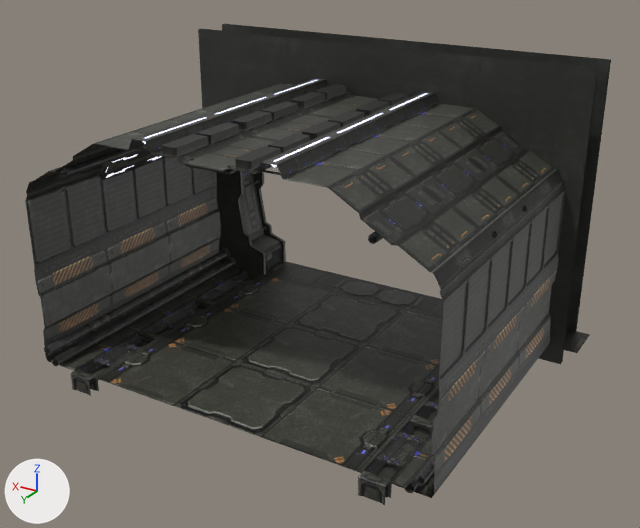
Renders of the FBX model Assets/_Models/SF Pack/Resources/models/SF_el1.fbx from each side of a commit.
The view is the same before and after, from a 50 mm camera at (-0.442, 0.699, 0.457) aimed at (-0.015, -0.013, 0.101). Arrows for +X, +Y and +Z are at lower left; the lights stay in place. Where no turn or scale is listed for an object, it has been applied to the vertices.

Before the edit, the objects in view are built like this:
```python
me_polysurface309_ncl1_1 = bpy.data.meshes.new('polySurface309_ncl1_1')
me_polysurface309_ncl1_1.from_pydata(...)  # 4976 vertices, 3782 faces; spans x -0.25..0.25, y -0.203..0.156, z -0.019..0.299
me_polysurface309_ncl1_1.materials.append(mat_sf_15_lightz)  # picture img_sf_15_tif
me_polysurface309_ncl1_1.materials.append(mat_emissive)  # picture img_emissive1_tif
me_polysurface309_ncl1_1.materials.append(mat_sf_10)  # picture img_sf_10_tif
me_polysurface309_ncl1_1.materials.append(mat_sf_18)
me_polysurface309_ncl1_1.materials.append(mat_rury2)  # picture img_sf_rury2_tif
me_polysurface309_ncl1_1.materials.append(mat_rury1)  # picture img_sf_rury1_tif
me_polysurface309_ncl1_1.materials.append(mat_sf_4)  # picture img_sf_4_tif
me_polysurface309_ncl1_1.materials.append(mat_sf_9)  # picture img_sf_9_tif
me_polysurface309_ncl1_1.materials.append(mat_sf_6)  # picture img_sf_6_tif
me_polysurface309_ncl1_1.materials.append(mat_sf_7)  # picture img_sf_7_tif
me_polysurface309_ncl1_1.materials.append(mat_sf_11)  # picture img_sf_11_tif
me_polysurface309_ncl1_1.materials.append(mat_sf_2)  # picture img_sf_2_tif
me_polysurface309_ncl1_1.materials.append(mat_sf_3)  # picture img_sf_3_tif
me_polysurface309_ncl1_1.materials.append(mat_sf_16)  # picture img_sf_16_tif
me_polysurface309_ncl1_1.materials.append(mat_sf_19)  # picture img_sf_19_tif
me_polysurface309_ncl1_1.materials.append(mat_sf_17_metal_standard)  # picture img_sf_17_tif
ob_polysurface309 = bpy.data.objects.new('polySurface309', me_polysurface309_ncl1_1)
ob_polysurface309.location = (0.0, 0.0, 0.0)
```
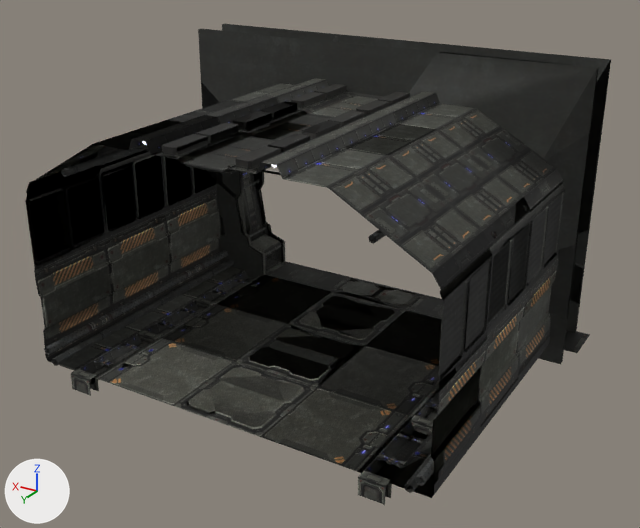
Pixel boxes [x1, y1, x2, y2] of what changed, in the pictures (640 x 528 px):
part 1 of me_polysurface309_ncl1_1, rebuilt
    both: [52, 259, 234, 366]
part 2 of me_polysurface309_ncl1_1, rebuilt
    before: [368, 232, 382, 244]
    after: [368, 230, 386, 244]
part 3 of me_polysurface309_ncl1_1, rebuilt
    before: [404, 453, 431, 493]
    after: [404, 454, 432, 493]
part 4 of me_polysurface309_ncl1_1, rebuilt
    both: [44, 250, 228, 355]
part 5 of me_polysurface309_ncl1_1, rebuilt
    before: [61, 144, 148, 177]
    after: [61, 145, 148, 177]
part 6 of me_polysurface309_ncl1_1, rebuilt
    before: [415, 457, 434, 486]
    after: [415, 458, 434, 486]
part 7 of me_polysurface309_ncl1_1, deleted (black)
    before: [99, 80, 442, 448]
part 8 of me_polysurface309_ncl1_1, cut back
    before: [32, 24, 456, 396]
    after: [75, 172, 285, 396]
part 9 of me_polysurface309_ncl1_1, cut back
    before: [328, 45, 611, 505]
    after: [328, 60, 610, 504]

What changed in the scene script:
```text
Change me_polysurface309_ncl1_1:
    remove me_polysurface309_ncl1_1.from_pydata(...)  # 4976 vertices, 3782 faces; spans x -0.25..0.25, y -0.203..0.156, z -0.019..0.299
    add me_polysurface309_ncl1_1.from_pydata(...)  # 3580 vertices, 5722 faces; spans x -0.25..0.25, y -0.2..0.156, z -0.019..0.299
    me_polysurface309_ncl1_1 part 1: the loose piece of 24 vertices spanning x 0.196..0.205, y -0.156..0.156, z 0.002..0.011 is rebuilt with 12 vertices and now spans x 0.196..0.205, y -0.156..0.156, z 0.002..0.011
    me_polysurface309_ncl1_1 part 2: the loose piece of 24 vertices spanning x -0.163..-0.155, y -0.196..0.151, z 0.21..0.218 is rebuilt with 12 vertices and now spans x -0.163..-0.156, y -0.196..0.151, z 0.21..0.217
    me_polysurface309_ncl1_1 part 3: the loose piece of 24 vertices spanning x -0.205..-0.196, y -0.156..0.156, z 0.002..0.011 is rebuilt with 12 vertices and now spans x -0.205..-0.196, y -0.156..0.156, z 0.002..0.011
    me_polysurface309_ncl1_1 part 4: the loose piece of 24 vertices spanning x 0.205..0.214, y -0.156..0.156, z 0.013..0.022 is rebuilt with 12 vertices and now spans x 0.205..0.214, y -0.156..0.156, z 0.013..0.021
    me_polysurface309_ncl1_1 part 5: the loose piece of 24 vertices spanning x 0.155..0.163, y -0.197..0.151, z 0.21..0.218 is rebuilt with 12 vertices and now spans x 0.156..0.163, y -0.197..0.151, z 0.21..0.217
    me_polysurface309_ncl1_1 part 6: the loose piece of 24 vertices spanning x -0.214..-0.205, y -0.156..0.156, z 0.013..0.022 is rebuilt with 12 vertices and now spans x -0.214..-0.205, y -0.156..0.156, z 0.013..0.021
    me_polysurface309_ncl1_1 part 7: 33 loose pieces with 944 vertices, spanning x -0.217..0.217, y -0.203..0.143, z 0.0..0.279, are deleted
    me_polysurface309_ncl1_1 part 8: 5 vertices moved from x 0.2..0.207, y -0.182..-0.147, z 0.143..0.187 to x 0.2..0.207, y -0.181..-0.147, z 0.143..0.187; 294 vertices removed from x 0.0..0.21, y -0.2..0.156, z -0.019..0.299; 68 vertices added at x 0.119..0.209, y -0.2..0.155, z -0.019..0.24
    me_polysurface309_ncl1_1 part 9: 10 vertices moved within x -0.207..-0.151, y -0.2..-0.148, z 0.18..0.212; 261 vertices removed from x -0.211..-0.117, y -0.2..0.156, z -0.019..0.247; 77 vertices added at x -0.211..-0.119, y -0.2..0.155, z -0.019..0.24
    remove me_polysurface309_ncl1_1.materials.append(mat_sf_4)  # picture img_sf_4_tif
    remove me_polysurface309_ncl1_1.materials.append(mat_sf_9)  # picture img_sf_9_tif
    remove me_polysurface309_ncl1_1.materials.append(mat_sf_6)  # picture img_sf_6_tif
    remove me_polysurface309_ncl1_1.materials.append(mat_sf_7)  # picture img_sf_7_tif
    remove me_polysurface309_ncl1_1.materials.append(mat_sf_11)  # picture img_sf_11_tif
    remove me_polysurface309_ncl1_1.materials.append(mat_sf_2)  # picture img_sf_2_tif
    remove me_polysurface309_ncl1_1.materials.append(mat_sf_3)  # picture img_sf_3_tif
    remove me_polysurface309_ncl1_1.materials.append(mat_sf_16)  # picture img_sf_16_tif
    remove me_polysurface309_ncl1_1.materials.append(mat_sf_19)  # picture img_sf_19_tif
    remove me_polysurface309_ncl1_1.materials.append(mat_sf_17_metal_standard)  # picture img_sf_17_tif
    add me_polysurface309_ncl1_1.materials.append(mat_material__71)  # picture img_sf_4_tif
    add me_polysurface309_ncl1_1.materials.append(mat_material__76)  # picture img_sf_9_tif
    add me_polysurface309_ncl1_1.materials.append(mat_material__74)  # picture img_sf_6_tif
    add me_polysurface309_ncl1_1.materials.append(mat_material__75)  # picture img_sf_7_tif
    add me_polysurface309_ncl1_1.materials.append(mat_material__80)  # picture img_sf_11_tif
    add me_polysurface309_ncl1_1.materials.append(mat_material__72)  # picture img_sf_2_tif
    add me_polysurface309_ncl1_1.materials.append(mat_material__73)  # picture img_sf_3_tif
    add me_polysurface309_ncl1_1.materials.append(mat_material__77)  # picture img_sf_16_tif
    add me_polysurface309_ncl1_1.materials.append(mat_material__78)  # picture img_sf_19_tif
    add me_polysurface309_ncl1_1.materials.append(mat_material__79)  # picture img_sf_17_tif
```
